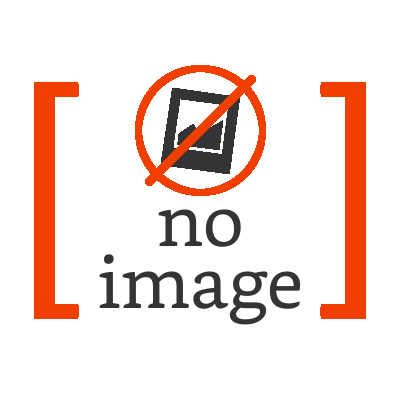
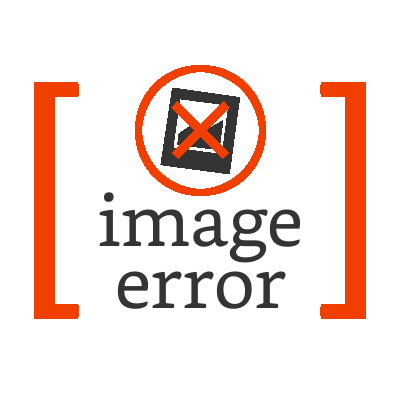
Two versions of the same layered image (400 × 400). Layer-by-layer changes:
added layer "Layer copy" above "Layer" over [145,75,256,186]
hid "Layer" over [145,75,256,186]
hid "no ..." over [99,209,301,325]
added layer "image ..." above "loading ..." over [99,192,301,309]
